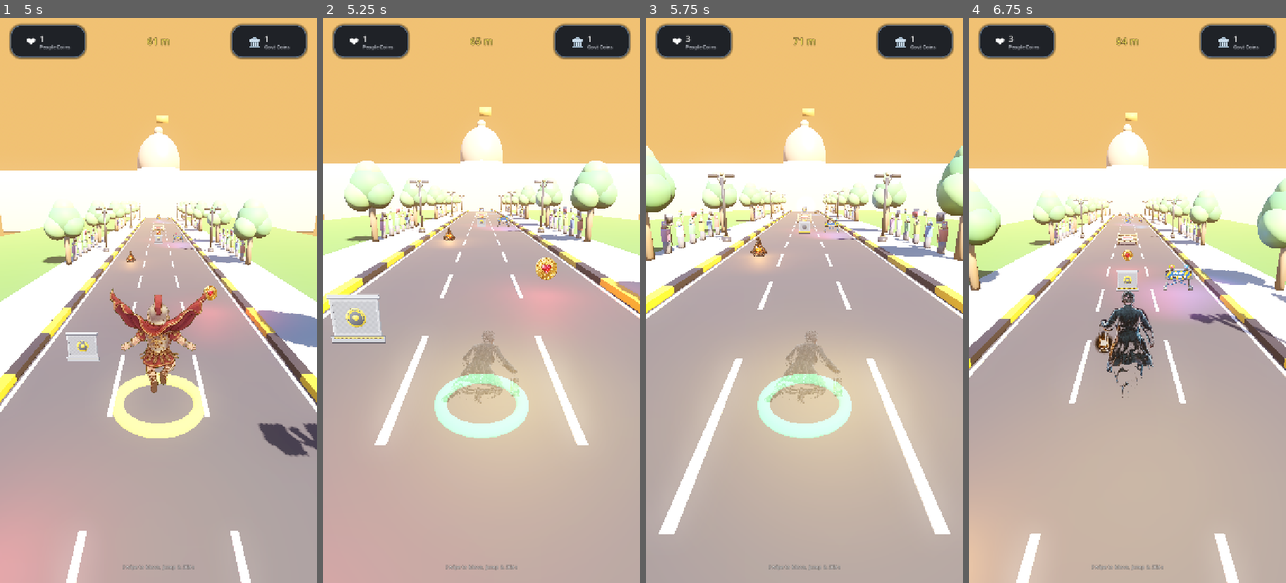
Above: before the commit, frames 1-4 (left to right).
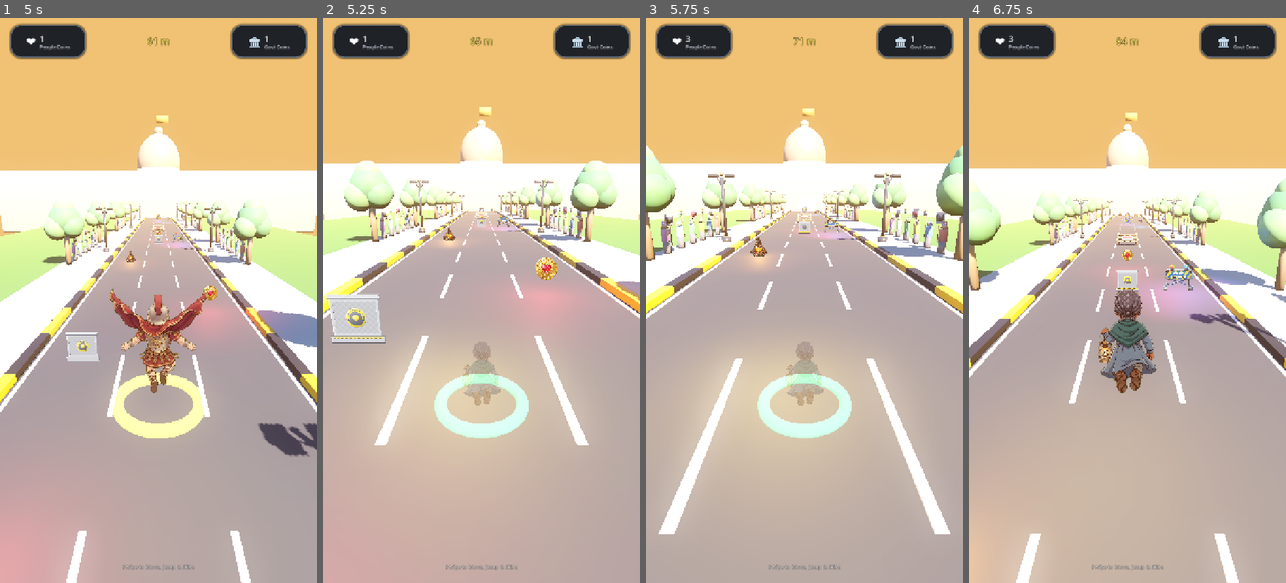
Above: after the commit, the same moments.

Repository: ce-subhash/history_turner
Game: Godot game, scene res://scenes/Main.tscn
Same seed, same stepped clock (60 frames per second), same inputs: the game is played once before the commit and once after it.
Inputs (mouse positions are in pixels of both pictures, inside the frame that each line leads up to):
- Up to frame 1 (5 s): tap Enter at 0.5, 2.1 s; move the mouse to (228, 272) at 0.52 s; hold D 0.53-1.25 s; tap E at 0.6 s; click (228, 272) at 0.67 s; tap Space at 0.77, 3.77 s; drag from (95, 328) to (142, 413) at 1.27 s; move the mouse to (190, 176) at 2.02 s; hold D 2.03-2.75 s; drag from (142, 413) to (63, 215) at 2.77 s; move the mouse to (253, 385) at 3.52 s; hold A 3.53-4.25 s; tap 1 at 3.6 s; drag from (63, 215) to (110, 159) at 4.27 s
- Up to frame 2 (5.25 s): move the mouse to (497, 300) at 5.02 s; hold S from 5.03 s (still down); tap 3 at 5.1 s; click (497, 300) at 5.17 s
- Up to frame 3 (5.75 s): keep holding S
- Up to frame 4 (6.75 s): release S at 5.75 s; drag from (1079, 159) to (1064, 328) at 5.77 s; move the mouse to (1197, 272) at 6.52 s; hold Up from 6.53 s (still down); tap F at 6.6 s

Frame 1 is identical in both runs. In frame 2, 0.7% of the frame differs, in the area x 37-62%, y 55-69%; in frame 3, 0.7%; in frame 4, 2.2%, in the area x 39-60%, y 48-68%.

Commit message:
harriedtadded

Diff:
--- a/scripts/player/PlayerController.gd
+++ b/scripts/player/PlayerController.gd
@@ -55,8 +55,8 @@
 		"light_color": Color(1.0, 0.78, 0.35),
 		"light_energy": 3.8,
 		"light_range": 16.0,
-		"light_offset": Vector3(0.35, 0.85, -0.2),
-		"base_y": 0.84
+		"light_offset": Vector3(-0.35, 0.85, -0.2),
+		"base_y": 0.80
 	}
 }
 
Binary file changed: assets/sprites/characters/harriet_rear_jump.png
Binary file changed: assets/sprites/characters/harriet_rear_run1.png
Binary file changed: assets/sprites/characters/harriet_rear_run2.png
Binary file changed: assets/sprites/characters/harriet_rear_slide.png
